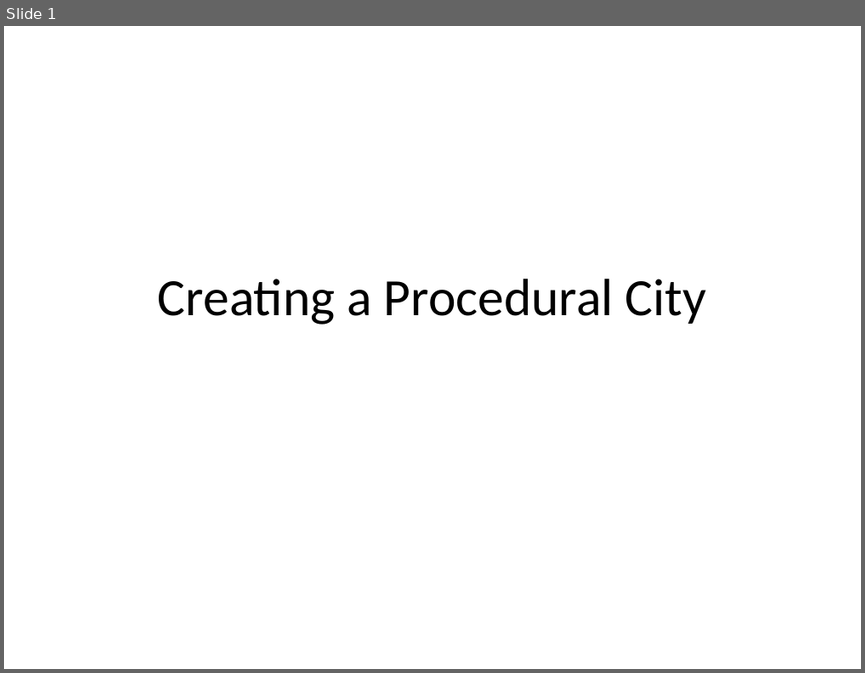
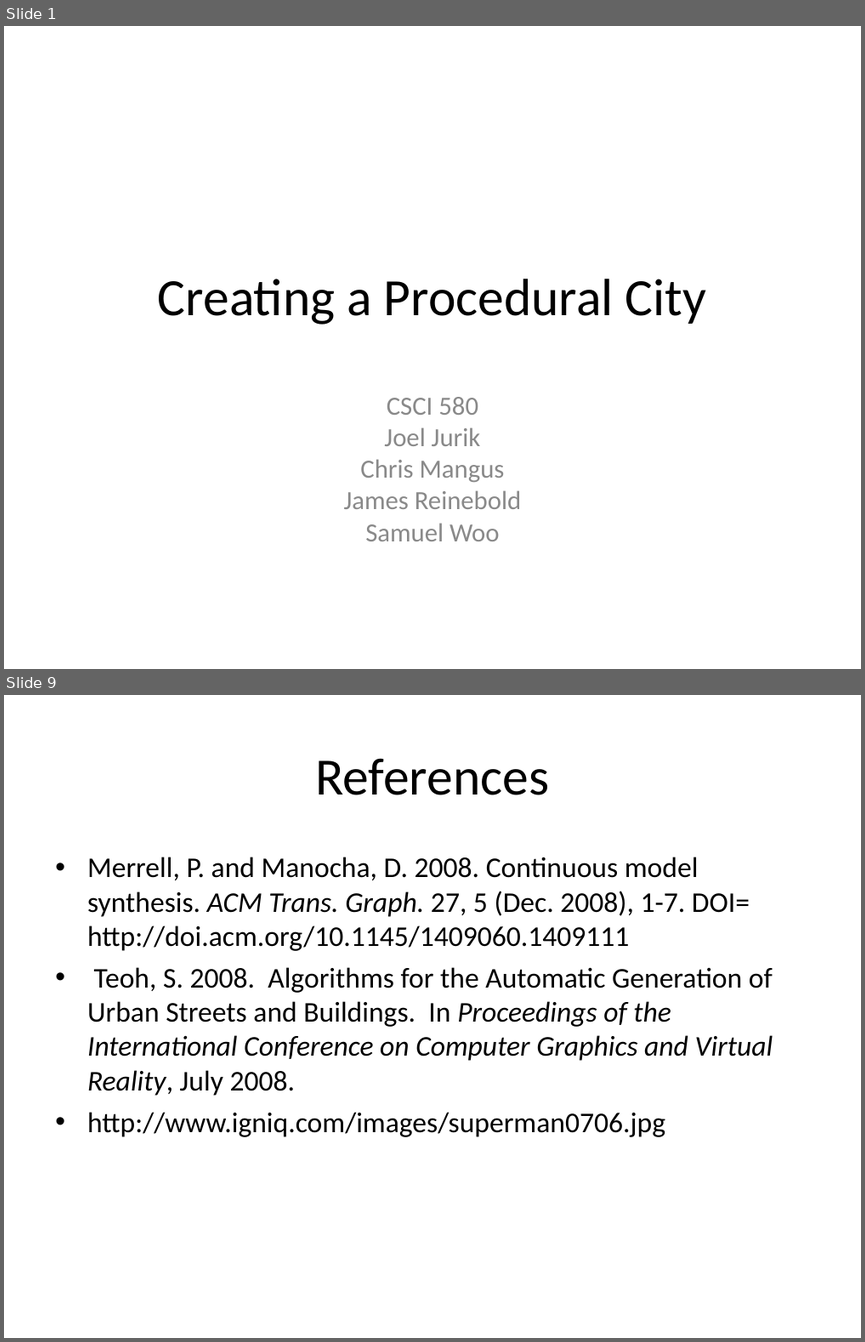
Before and after one commit to reinebold/cs580CMS, a slide deck: Documents/Creating a Procedural City.ppt. Shown one above the other, each under a label of ours: slide 1 before the commit, slides 1 and 9 after it; the slides between them are not shown. The pictures are 865x673 and 865x1342 pixels, drawn with LibreOffice and Linux fonts; fonts in the diff are those of the drawing. Boxes give left, top, right and bottom in pixels: in the first picture for what was removed or moved away, otherwise in the second. Text is boxed around its words. In the diff, an @@ line names an element or a change of style, - is before the commit and + after.

```diff
--- a/Documents/Creating a Procedural City.ppt
+++ b/Documents/Creating a Procedural City.ppt
@@ slide 9 added at (4, 695, 861, 1338), background #FFFFFF @@
@@ title added at (315, 758, 549, 795), 44 pt, text #000000 @@
+References
@@ text added at (87, 857, 773, 1137), 24 pt, text #000000 @@
+• Merrell, P. and Manocha, D. 2008. Continuous model synthesis. ACM Trans. Graph. 27, 5 (Dec. 2008), 1-7. DOI= http://doi.acm.org/10.1145/1409060.1409111
+• Teoh, S. 2008. Algorithms for the Automatic Generation of Urban Streets and Buildings. In Proceedings of the International Conference on Computer Graphics and Virtual Reality, July 2008.
+• http://www.igniq.com/images/superman0706.jpg
@@ slide 1 changed as well @@
@@ subtitle added at (344, 397, 521, 541), 22 pt, text #898989 @@
+CSCI 580
+Joel Jurik
+Chris Mangus
+James Reinebold
+Samuel Woo
```
Also in this commit, not shown: 7 other slides added.
